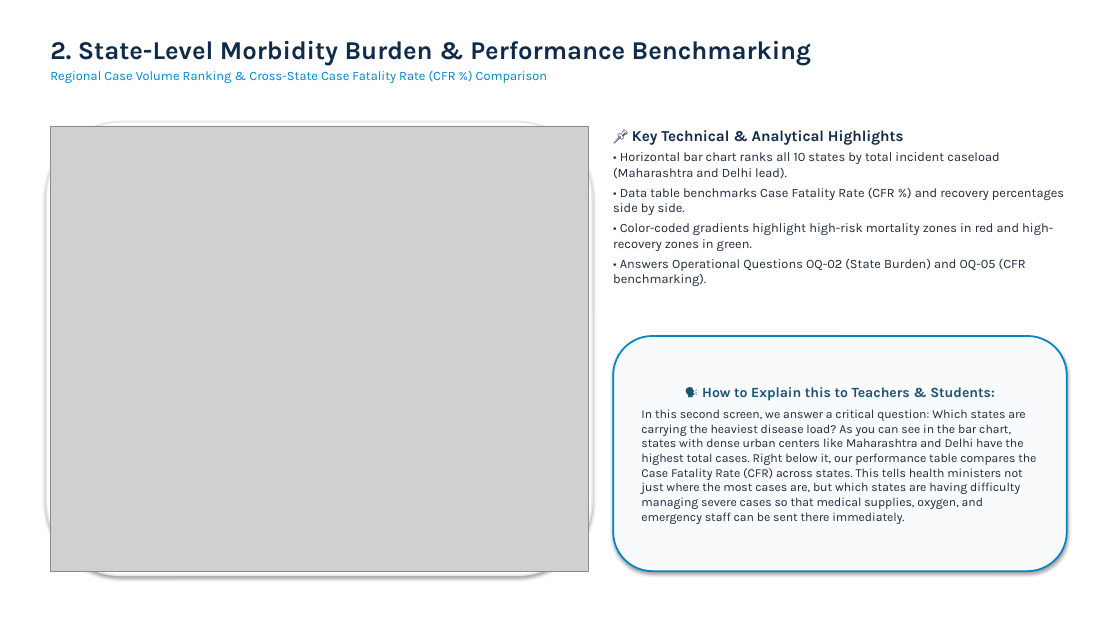
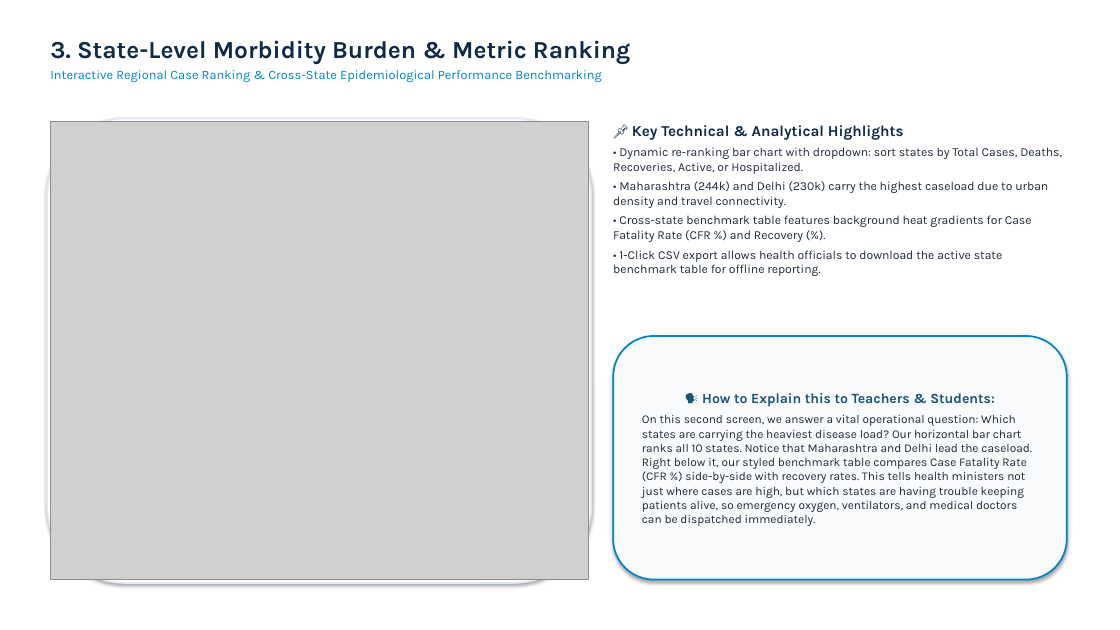
Before and after one commit to Argjain/2500320140031-disease-trend-analysis., a slide deck: slide 4 of docs/18_ArgJain_DiseaseTrendAnalysis_Presentation.pptx (slide 3 before the commit). Drawn at 1120x630 pixels with LibreOffice and Linux fonts; fonts in the diff are those of the drawing; grey boxes stand for pictures. Boxes give left, top, right and bottom in pixels: in the first picture for what was removed or moved away, otherwise in the second. Text is boxed around its words. In the diff, an @@ line names an element or a change of style, - is before the commit and + after.

Commit message:
docs: compile high-res project PowerPoint and convert all 18 project documents to certified PDFs

```diff
--- a/docs/18_ArgJain_DiseaseTrendAnalysis_Presentation.pptx
+++ b/docs/18_ArgJain_DiseaseTrendAnalysis_Presentation.pptx
@@ text at (x1=50, y1=40, x2=630, y2=82): text changed @@
-2. State-Level Morbidity Burden & Performance Benchmarking
-Regional Case Volume Ranking & Cross-State Case Fatality Rate (CFR %) Comparison
+3. State-Level Morbidity Burden & Metric Ranking
+Interactive Regional Case Ranking & Cross-State Epidemiological Performance Benchmarking
@@ rounded rectangle resized from (x1=46, y1=122, x2=592, y2=576) to (x1=47, y1=118, x2=592, y2=583) @@
@@ picture resized from (x1=50, y1=126, x2=588, y2=571) to (x1=50, y1=122, x2=588, y2=580) @@
@@ text at (x1=613, y1=147, x2=1062, y2=276): text changed; size 11 to 10.5 pt @@
-• Horizontal bar chart ranks all 10 states by total incident caseload (Maharashtra and Delhi lead).
-• Data table benchmarks Case Fatality Rate (CFR %) and recovery percentages side by side.
-• Color-coded gradients highlight high-risk mortality zones in red and high-recovery zones in green.
-• Answers Operational Questions OQ-02 (State Burden) and OQ-05 (CFR benchmarking).
+• Dynamic re-ranking bar chart with dropdown: sort states by Total Cases, Deaths, Recoveries, Active, or Hospitalized.
+• Maharashtra (244k) and Delhi (230k) carry the highest caseload due to urban density and travel connectivity.
+• Cross-state benchmark table features background heat gradients for Case Fatality Rate (CFR %) and Recovery (%).
+• 1-Click CSV export allows health officials to download the active state benchmark table for offline reporting.
@@ rounded rectangle "🗣️ How to Explain this ..." resized from (x1=613, y1=336, x2=1067, y2=571) to (x1=613, y1=336, x2=1067, y2=580) @@
@@ text in rounded rectangle at (x1=642, y1=415, x2=1032, y2=526): text changed; size 10.5 to 10.2 pt @@
-In this second screen, we answer a critical question: Which states are carrying the heaviest disease load? As you can see in the bar chart, states with dense urban centers like Maharashtra and Delhi have the highest total cases. Right below it, our performance table compares the Case Fatality Rate (CFR) across states. This tells health ministers not just where the most cases are, but which states are having difficulty managing severe cases so that medical supplies, oxygen, and emergency staff can be sent there immediately.
+On this second screen, we answer a vital operational question: Which states are carrying the heaviest disease load? Our horizontal bar chart ranks all 10 states. Notice that Maharashtra and Delhi lead the caseload. Right below it, our styled benchmark table compares Case Fatality Rate (CFR %) side-by-side with recovery rates. This tells health ministers not just where cases are high, but which states are having trouble keeping patients alive, so emergency oxygen, ventilators, and medical doctors can be dispatched immediately.
```
Also in this commit, not shown: 6 other slides changed, 7 slides added, 2 slides removed, 25 other files.
